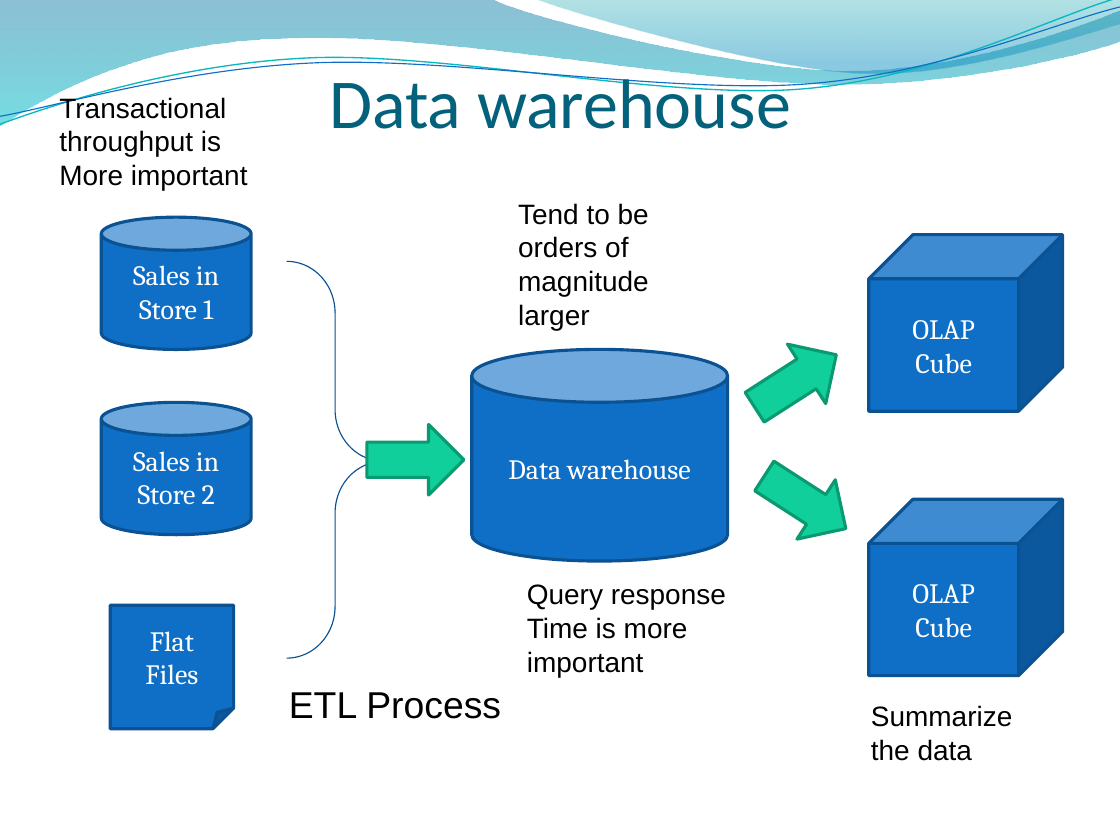
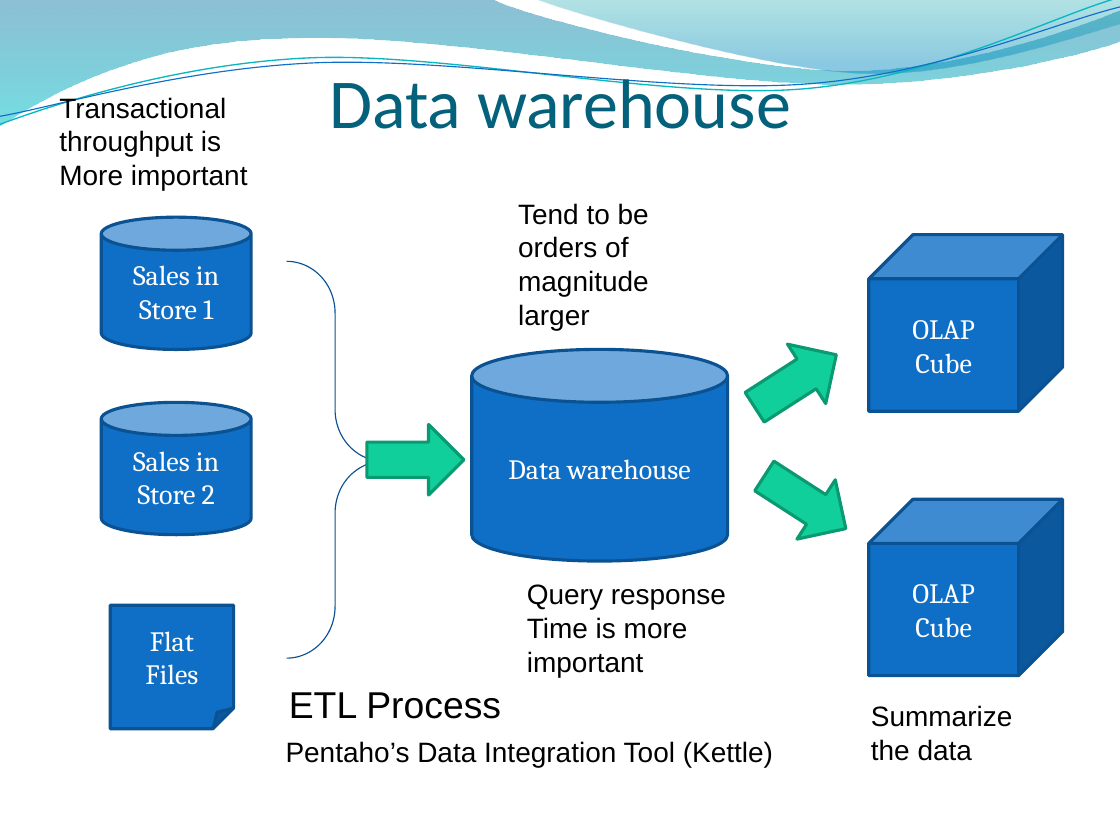
Before and after one commit to edvelezg/unb-dw, a slide deck: slide 7 of project/Presentation/Datawarehousing.pptm. Drawn at 1120x840 pixels with LibreOffice and Linux fonts; fonts in the diff are those of the drawing; background and template pictures are left out. Boxes give left, top, right and bottom in pixels: in the first picture for what was removed or moved away, otherwise in the second. Text is boxed around its words. In the diff, an @@ line names an element or a change of style, - is before the commit and + after.

```diff
--- a/project/Presentation/Datawarehousing.pptm
+++ b/project/Presentation/Datawarehousing.pptm
@@ text added at (286,741,773,767), 18 pt, text #000000 @@
+Pentaho’s Data Integration Tool (Kettle)
```
Also in this commit, not shown: 4 other slides changed.
